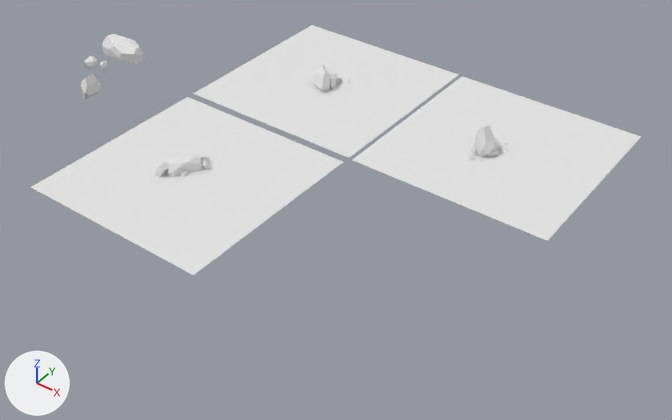
The Blender file ContentSourceFiles/BlenderFiles/Rock-Metal-Deposits.blend, before and after one commit.
The view is the same before and after, from a camera (50 mm lens) standing at (34.4, -31.5, 31.8) and looking at (6.4, 6.0, -3.4). Arrows for +X, +Y and +Z are at lower left; the lights stay in place. The older version comes first.

Objects in the first picture: 'Ground_Reference', 'Ground_Reference.001', 'Ground_Reference.002', 'SM_Stone_B', 'SM_Stone_Deposit_B', 'SM_Stone_Deposit_C' and 4 more.
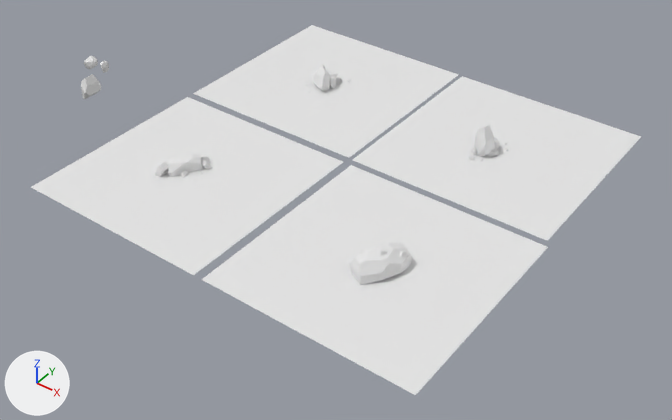
Commit message: Voice Line Folder Structure

What the commit changed:
Object 'SM_Stone_B' (ob_sm_stone_b) moves from (-13.87, 7.74, 0.88) to (14.02, -0.28, 0.47).
Object 'SM_Stone_B' (ob_sm_stone_b) turns from (0, 0, 0) to (0, 0, 63) degrees about x, y and z.
Object 'Ground_Reference.003' (ob_ground_reference_003) is new; it shows a copy of the mesh of ob_ground_reference_002.
Its location is (13.68, 0.0, 0.0).
Object 'SM_Stone_A.001' (ob_sm_stone_a_001) is new; it shows a copy of the mesh of ob_sm_stone_a.
Its location is (14.86, 0.5, 0.68).

Boxes (x1, y1, x2, y2) around the edits, measured in the pictures (672 x 420 px):
'Ground_Reference.003', added
    after: (202, 165, 548, 395)
'SM_Stone_B', moved, turned
    before: (102, 34, 145, 64)
    after: (349, 242, 412, 285)
'SM_Stone_A.001', added
    after: (400, 250, 408, 258)
